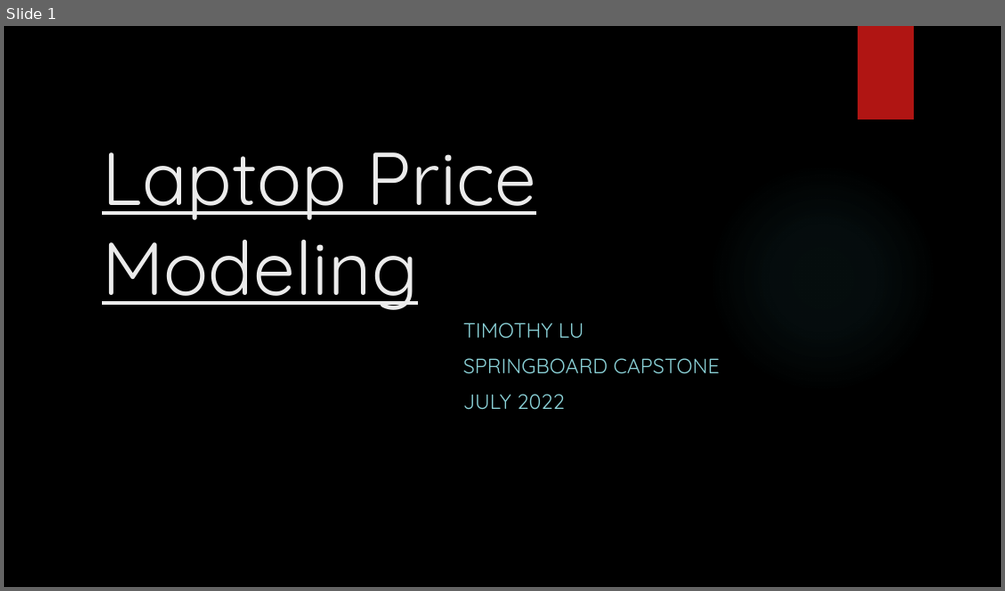
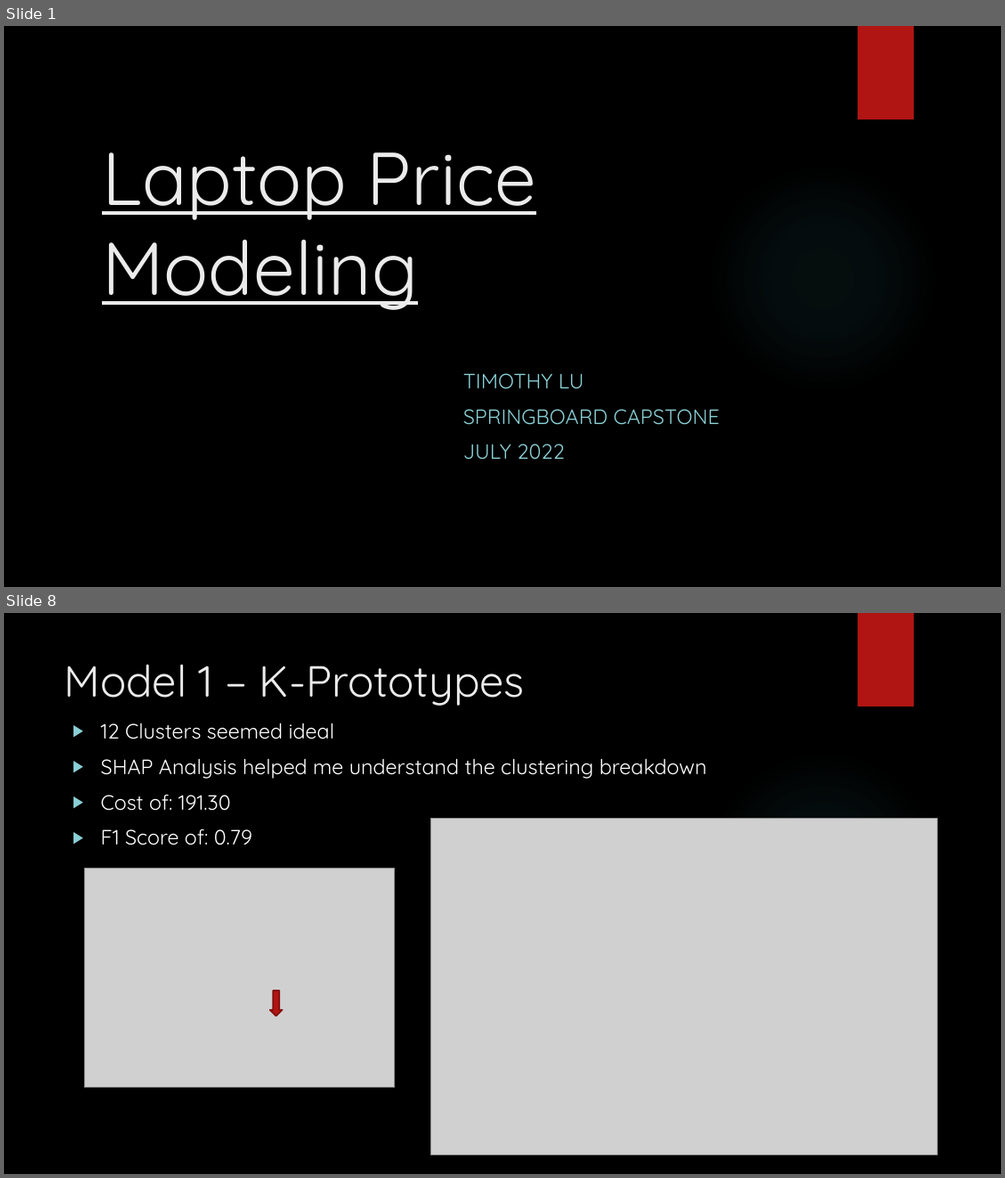
Before and after one commit to lutimoth/LaptopPriceModeling, a slide deck: reports and metrics/Laptop_Capstone_Presentation.pptx. Shown one above the other, each under a label of ours: slide 1 before the commit, slides 1 and 8 after it; the slides between them are not shown. The pictures are 1005x591 and 1005x1178 pixels, drawn with LibreOffice and Linux fonts; fonts in the diff are those of the drawing; grey boxes stand for pictures; background and template pictures are left out. Boxes give left, top, right and bottom in pixels: in the first picture for what was removed or moved away, otherwise in the second. Text is boxed around its words. In the diff, an @@ line names an element or a change of style, - is before the commit and + after.

Commit message:
Updating for final submission
Created graph image for XGBoost tree, finished final powerpoint, created some other images, updated the Laptop Pricing Model notebook for more detail and cluster understanding

```diff
--- a/reports and metrics/Laptop_Capstone_Presentation.pptx
+++ b/reports and metrics/Laptop_Capstone_Presentation.pptx
@@ slide 8 added at (4, 613, 1001, 1174), background picture (left out); not listed: 2 template elements that a slide beside it also shows @@
@@ title added at (65, 664, 525, 706), 42 pt, text #EBEBEB @@
+Model 1 – K-Prototypes
@@ text added at (101, 722, 707, 845), 20 pt, text #FFFFFF @@
+▶ 12 Clusters seemed ideal
+▶ SHAP Analysis helped me understand the clustering breakdown
+▶ Cost of: 191.30
+▶ F1 Score of: 0.79
@@ picture added at (431, 819, 938, 1154) @@
@@ picture added at (85, 868, 395, 1088) @@
@@ down arrow added at (270, 990, 283, 1016), fill #B01513, outline #82100E 1.5 pt @@
@@ slide 1 changed as well @@
@@ subtitle "TIMOTHY LU": place and size @@
-subtitle "TIMOTHY LU" at (463, 322, 720, 410)
+subtitle "TIMOTHY LU" at (463, 373, 720, 459)
```
Also in this commit, not shown: 7 other slides changed, 7 other slides added, 6 slides removed, 5 other files.
